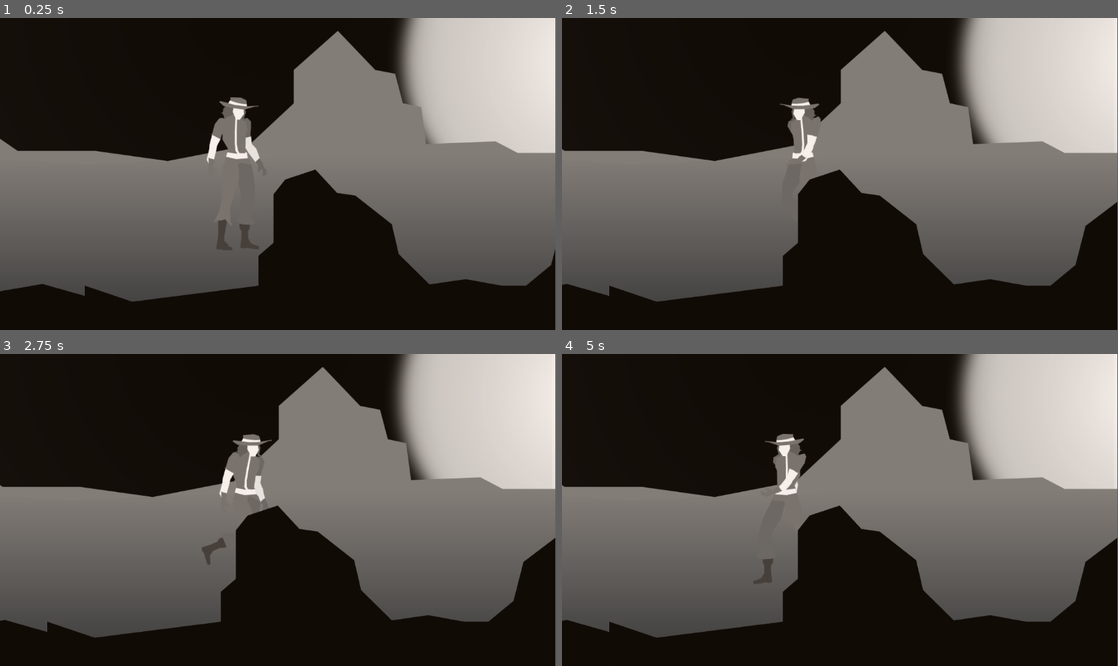
Above: before the commit, frames 1-4 (two rows, left to right).
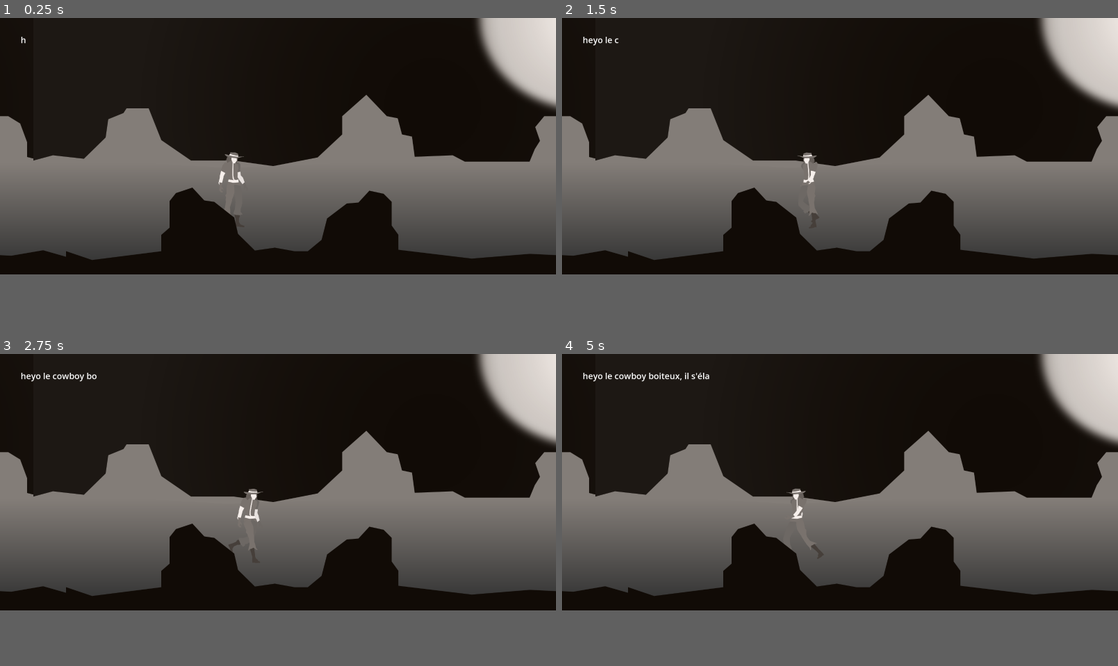
Above: after the commit, the same moments.

Repository: leo-nach/OffSeasonStart
Game: Godot game, scene res://level_scene.tscn
Same seed, same stepped clock (60 frames per second), same inputs: the game is played once before the commit and once after it. This scene is started directly instead of the project's main scene.
Inputs:
- Up to frame 1 (0.25 s): no input
- Up to frame 2 (1.5 s): hold Right (ui_right) 0.53-1.28 s; hold Left (ui_left) from 1.28 s (still down)
- Up to frame 3 (2.75 s): release Left (ui_left) at 2.03 s; hold Right (ui_right) from 2.03 s (still down)
- Up to frame 4 (5 s): release Right (ui_right) at 3.53 s; hold Left (ui_left) from 3.53 s (still down)
In our replay, the window is 799x449 before the commit and 800x369 after it. These sizes can differ from the game's own. Grey fills any space a smaller window leaves; there, only what the larger window draws over its background counts as a difference.

The runs differ from the first frame. In frame 1, 35% of the frame differs, in the area x 0-100%, y 0-91%; in frame 2, 37%; in frame 3, 37%; in frame 4, 37%.

Commit message:
push

Diff:
--- a/CharacterBody2D.gd
+++ b/CharacterBody2D.gd
@@ -1,6 +1,6 @@
 extends CharacterBody2D
 
-var speed = 70
+var speed = 100
 
 func _physics_process(delta):
 	var dir = Input.get_axis("ui_left","ui_right")
--- /dev/null
+++ b/Label.gd
@@ -0,0 +1,9 @@
+extends Label
+
+func _ready():
+	visible_ratio=0
+	displaytext()
+
+func displaytext():
+	var tween = create_tween().set_ease(Tween.EASE_IN_OUT)
+	tween.tween_property(self,"visible_ratio",1,10)
--- a/level_scene.tscn
+++ b/level_scene.tscn
@@ -1,56 +1,70 @@
-[gd_scene load_steps=6 format=3 uid="uid://3gv8c2qr0bbm"]
+[gd_scene load_steps=8 format=3 uid="uid://3gv8c2qr0bbm"]
 
 [ext_resource type="PackedScene" uid="uid://cdmpkx8dj5svg" path="res://player_scene.tscn" id="1_r8n3g"]
 [ext_resource type="Texture2D" uid="uid://cmlw3v4f8ff3v" path="res://Sprites/spr_background.png" id="2_88ae7"]
 [ext_resource type="Texture2D" uid="uid://dwm0auulsmwwo" path="res://Sprites/spr_moon.png" id="3_5hyut"]
 [ext_resource type="Texture2D" uid="uid://clbiwaua4of2f" path="res://Sprites/spr_ground_A.png" id="4_isufn"]
 [ext_resource type="Texture2D" uid="uid://c3qa7ue0v8g6q" path="res://Sprites/spr_foreground_A.png" id="5_kl6k7"]
+[ext_resource type="Script" path="res://Label.gd" id="6_yua1h"]
+[ext_resource type="AudioStream" uid="uid://bpynyktadtg6g" path="res://07. CD Track 07.mp3" id="7_6e05u"]
 
 [node name="level" type="Node2D"]
 
 [node name="CharacterBody2D" parent="." instance=ExtResource("1_r8n3g")]
+position = Vector2(843, 403)
 
 [node name="Camera2D" type="Camera2D" parent="CharacterBody2D"]
-position_smoothing_enabled = true
+position = Vector2(0, -185)
 drag_horizontal_enabled = true
-drag_horizontal_offset = 1.0
+drag_horizontal_offset = 0.8
 
-[node name="background" type="ParallaxBackground" parent="."]
+[node name="ParallaxBackground" type="ParallaxBackground" parent="."]
 
-[node name="ParallaxLayer" type="ParallaxLayer" parent="background"]
-motion_scale = Vector2(0.2, 0.2)
-motion_mirroring = Vector2(2106.5, 0)
+[node name="ParallaxLayer" type="ParallaxLayer" parent="ParallaxBackground"]
+position = Vector2(0, -334)
+motion_mirroring = Vector2(2340, 0)
 
-[node name="Sprite2D" type="Sprite2D" parent="background/ParallaxLayer"]
-position = Vector2(0, 21)
-scale = Vector2(0.9, 0.9)
+[node name="Sprite2D" type="Sprite2D" parent="ParallaxBackground/ParallaxLayer"]
+position = Vector2(1170, 540)
 texture = ExtResource("2_88ae7")
 
-[node name="ParallaxLayer2" type="ParallaxLayer" parent="background"]
-position = Vector2(756, 0)
-motion_scale = Vector2(0.2, 0.2)
+[node name="ParallaxLayer2" type="ParallaxLayer" parent="ParallaxBackground"]
+motion_scale = Vector2(0.01, 0.01)
 
-[node name="Sprite2D" type="Sprite2D" parent="background/ParallaxLayer2"]
-position = Vector2(393, 21)
-scale = Vector2(0.9, 0.9)
+[node name="Sprite2D" type="Sprite2D" parent="ParallaxBackground/ParallaxLayer2"]
+position = Vector2(2474, -11)
 texture = ExtResource("3_5hyut")
 
-[node name="ParallaxLayer3" type="ParallaxLayer" parent="background"]
-motion_mirroring = Vector2(2106.5, 0)
+[node name="ParallaxLayer3" type="ParallaxLayer" parent="ParallaxBackground"]
+motion_mirroring = Vector2(2340, 0)
 
-[node name="Sprite2D" type="Sprite2D" parent="background/ParallaxLayer3"]
-position = Vector2(0, 21)
-scale = Vector2(0.9, 0.9)
+[node name="Sprite2D" type="Sprite2D" parent="ParallaxBackground/ParallaxLayer3"]
+position = Vector2(1170, 355)
 texture = ExtResource("4_isufn")
 
-[node name="foreground" type="ParallaxBackground" parent="."]
-layer = 1
+[node name="foregorund" type="ParallaxBackground" parent="."]
+layer = 100
 
-[node name="ParallaxLayer" type="ParallaxLayer" parent="foreground"]
-motion_scale = Vector2(2.5, 2.5)
-motion_mirroring = Vector2(2106.5, 2.08165e-12)
+[node name="ParallaxLayer" type="ParallaxLayer" parent="foregorund"]
+motion_scale = Vector2(2, 2)
+motion_mirroring = Vector2(2340, 0)
 
-[node name="Sprite2D" type="Sprite2D" parent="foreground/ParallaxLayer"]
-position = Vector2(0, 501)
-scale = Vector2(0.9, 0.9)
+[node name="Sprite2D" type="Sprite2D" parent="foregorund/ParallaxLayer"]
+position = Vector2(1170, 277)
 texture = ExtResource("5_kl6k7")
+
+[node name="CanvasLayer" type="CanvasLayer" parent="."]
+
+[node name="Label" type="Label" parent="CanvasLayer"]
+offset_left = 87.0
+offset_top = 67.0
+offset_right = 713.0
+offset_bottom = 170.0
+theme_override_font_sizes/font_size = 36
+text = "heyo le cowboy boiteux, il s'élance...
+Mais où va-t-il... :clope:"
+script = ExtResource("6_yua1h")
+
+[node name="AudioStreamPlayer" type="AudioStreamPlayer" parent="."]
+stream = ExtResource("7_6e05u")
+autoplay = true
--- a/player_mesh.tscn
+++ b/player_mesh.tscn
@@ -1,6 +1,189 @@
 [gd_scene load_steps=6 format=3 uid="uid://26wqqn6qyew"]
 
 [ext_resource type="Texture2D" uid="uid://bcthe7dk8edk1" path="res://Sprites/spr_character_pieces.png" id="1_p2c7q"]
+
+[sub_resource type="Animation" id="Animation_os8yg"]
+length = 0.001
+tracks/0/type = "value"
+tracks/0/imported = false
+tracks/0/enabled = true
+tracks/0/path = NodePath("Skeleton2D/hips/chest:position")
+tracks/0/interp = 1
+tracks/0/loop_wrap = true
+tracks/0/keys = {
+"times": PackedFloat32Array(0),
+"transitions": PackedFloat32Array(1),
+"update": 0,
+"values": [Vector2(-7, -31)]
+}
+tracks/1/type = "value"
+tracks/1/imported = false
+tracks/1/enabled = true
+tracks/1/path = NodePath("Skeleton2D/hips/chest/head:rotation")
+tracks/1/interp = 1
+tracks/1/loop_wrap = true
+tracks/1/keys = {
+"times": PackedFloat32Array(0),
+"transitions": PackedFloat32Array(1),
+"update": 0,
+"values": [0.0]
+}
+tracks/2/type = "value"
+tracks/2/imported = false
+tracks/2/enabled = true
+tracks/2/path = NodePath("Skeleton2D/hips/chest/armR:rotation")
+tracks/2/interp = 1
+tracks/2/loop_wrap = true
+tracks/2/keys = {
+"times": PackedFloat32Array(0),
+"transitions": PackedFloat32Array(1),
+"update": 0,
+"values": [0.0]
+}
+tracks/3/type = "value"
+tracks/3/imported = false
+tracks/3/enabled = true
+tracks/3/path = NodePath("Skeleton2D/hips/chest/armR:position")
+tracks/3/interp = 1
+tracks/3/loop_wrap = true
+tracks/3/keys = {
+"times": PackedFloat32Array(0),
+"transitions": PackedFloat32Array(1),
+"update": 0,
+"values": [Vector2(-35, -57)]
+}
+tracks/4/type = "value"
+tracks/4/imported = false
+tracks/4/enabled = true
+tracks/4/path = NodePath("Skeleton2D/hips/chest/armL:rotation")
+tracks/4/interp = 1
+tracks/4/loop_wrap = true
+tracks/4/keys = {
+"times": PackedFloat32Array(0),
+"transitions": PackedFloat32Array(1),
+"update": 0,
+"values": [0.0]
+}
+tracks/5/type = "value"
+tracks/5/imported = false
+tracks/5/enabled = true
+tracks/5/path = NodePath("Skeleton2D/hips/chest/armL:position")
+tracks/5/interp = 1
+tracks/5/loop_wrap = true
+tracks/5/keys = {
+"times": PackedFloat32Array(0),
+"transitions": PackedFloat32Array(1),
+"update": 0,
+"values": [Vector2(17, -57)]
+}
+tracks/6/type = "value"
+tracks/6/imported = false
+tracks/6/enabled = true
+tracks/6/path = NodePath("Skeleton2D/hips/chest/armL/handL:rotation")
+tracks/6/interp = 1
+tracks/6/loop_wrap = true
+tracks/6/keys = {
+"times": PackedFloat32Array(0),
+"transitions": PackedFloat32Array(1),
+"update": 0,
+"values": [0.0]
+}
+tracks/7/type = "value"
+tracks/7/imported = false
+tracks/7/enabled = true
+tracks/7/path = NodePath("Skeleton2D/hips/legR/calfR:rotation")
+tracks/7/interp = 1
+tracks/7/loop_wrap = true
+tracks/7/keys = {
+"times": PackedFloat32Array(0),
+"transitions": PackedFloat32Array(1),
+"update": 0,
+"values": [0.0]
+}
+tracks/8/type = "value"
+tracks/8/imported = false
+tracks/8/enabled = true
+tracks/8/path = NodePath("Skeleton2D/hips/legR:rotation")
+tracks/8/interp = 1
+tracks/8/loop_wrap = true
+tracks/8/keys = {
+"times": PackedFloat32Array(0),
+"transitions": PackedFloat32Array(1),
+"update": 0,
+"values": [0.0]
+}
+tracks/9/type = "value"
+tracks/9/imported = false
+tracks/9/enabled = true
+tracks/9/path = NodePath("Skeleton2D/hips/legL:rotation")
+tracks/9/interp = 1
+tracks/9/loop_wrap = true
+tracks/9/keys = {
+"times": PackedFloat32Array(0),
+"transitions": PackedFloat32Array(1),
+"update": 0,
+"values": [0.0]
+}
+tracks/10/type = "value"
+tracks/10/imported = false
+tracks/10/enabled = true
+tracks/10/path = NodePath("Skeleton2D/hips/legR/calfR/footR:rotation")
+tracks/10/interp = 1
+tracks/10/loop_wrap = true
+tracks/10/keys = {
+"times": PackedFloat32Array(0),
+"transitions": PackedFloat32Array(1),
+"update": 0,
+"values": [0.0]
+}
+tracks/11/type = "value"
+tracks/11/imported = false
+tracks/11/enabled = true
+tracks/11/path = NodePath("Skeleton2D/hips/legL/calfL:rotation")
+tracks/11/interp = 1
+tracks/11/loop_wrap = true
+tracks/11/keys = {
+"times": PackedFloat32Array(0),
+"transitions": PackedFloat32Array(1),
+"update": 0,
+"values": [0.0]
+}
+tracks/12/type = "value"
+tracks/12/imported = false
+tracks/12/enabled = true
+tracks/12/path = NodePath("Skeleton2D/hips/legL/calfL/footL:rotation")
+tracks/12/interp = 1
+tracks/12/loop_wrap = true
+tracks/12/keys = {
+"times": PackedFloat32Array(0),
+"transitions": PackedFloat32Array(1),
+"update": 0,
+"values": [0.0]
+}
+tracks/13/type = "value"
+tracks/13/imported = false
+tracks/13/enabled = true
+tracks/13/path = NodePath("Skeleton2D/hips/chest:rotation")
+tracks/13/interp = 1
+tracks/13/loop_wrap = true
+tracks/13/keys = {
+"times": PackedFloat32Array(0),
+"transitions": PackedFloat32Array(1),
+"update": 0,
+"values": [0.0]
+}
+tracks/14/type = "value"
+tracks/14/imported = false
+tracks/14/enabled = true
+tracks/14/path = NodePath("Skeleton2D/hips/chest/armR/handR:rotation")
+tracks/14/interp = 1
+tracks/14/loop_wrap = true
+tracks/14/keys = {
+"times": PackedFloat32Array(0),
+"transitions": PackedFloat32Array(1),
+"update": 0,
+"values": [0.0]
+}
 
 [sub_resource type="Animation" id="Animation_nj8hs"]
 resource_name = "idle"
@@ -32,189 +215,6 @@
 "values": [0.0, 0.0750492, 0.0]
 }
 
-[sub_resource type="Animation" id="Animation_os8yg"]
-length = 0.001
-tracks/0/type = "value"
-tracks/0/imported = false
-tracks/0/enabled = true
-tracks/0/path = NodePath("Skeleton2D/hips/chest:position")
-tracks/0/interp = 1
-tracks/0/loop_wrap = true
-tracks/0/keys = {
-"times": PackedFloat32Array(0),
-"transitions": PackedFloat32Array(1),
-"update": 0,
-"values": [Vector2(-7, -31)]
-}
-tracks/1/type = "value"
-tracks/1/imported = false
-tracks/1/enabled = true
-tracks/1/path = NodePath("Skeleton2D/hips/chest/head:rotation")
-tracks/1/interp = 1
-tracks/1/loop_wrap = true
-tracks/1/keys = {
-"times": PackedFloat32Array(0),
-"transitions": PackedFloat32Array(1),
-"update": 0,
-"values": [0.0]
-}
-tracks/2/type = "value"
-tracks/2/imported = false
-tracks/2/enabled = true
-tracks/2/path = NodePath("Skeleton2D/hips/chest/armR:rotation")
-tracks/2/interp = 1
-tracks/2/loop_wrap = true
-tracks/2/keys = {
-"times": PackedFloat32Array(0),
-"transitions": PackedFloat32Array(1),
-"update": 0,
-"values": [0.0]
-}
-tracks/3/type = "value"
-tracks/3/imported = false
-tracks/3/enabled = true
-tracks/3/path = NodePath("Skeleton2D/hips/chest/armR:position")
-tracks/3/interp = 1
-tracks/3/loop_wrap = true
-tracks/3/keys = {
-"times": PackedFloat32Array(0),
-"transitions": PackedFloat32Array(1),
-"update": 0,
-"values": [Vector2(-35, -57)]
-}
-tracks/4/type = "value"
-tracks/4/imported = false
-tracks/4/enabled = true
-tracks/4/path = NodePath("Skeleton2D/hips/chest/armL:rotation")
-tracks/4/interp = 1
-tracks/4/loop_wrap = true
-tracks/4/keys = {
-"times": PackedFloat32Array(0),
-"transitions": PackedFloat32Array(1),
-"update": 0,
-"values": [0.0]
-}
-tracks/5/type = "value"
-tracks/5/imported = false
-tracks/5/enabled = true
-tracks/5/path = NodePath("Skeleton2D/hips/chest/armL:position")
-tracks/5/interp = 1
-tracks/5/loop_wrap = true
-tracks/5/keys = {
-"times": PackedFloat32Array(0),
-"transitions": PackedFloat32Array(1),
-"update": 0,
-"values": [Vector2(17, -57)]
-}
-tracks/6/type = "value"
-tracks/6/imported = false
-tracks/6/enabled = true
-tracks/6/path = NodePath("Skeleton2D/hips/chest/armL/handL:rotation")
-tracks/6/interp = 1
-tracks/6/loop_wrap = true
-tracks/6/keys = {
-"times": PackedFloat32Array(0),
-"transitions": PackedFloat32Array(1),
-"update": 0,
-"values": [0.0]
-}
-tracks/7/type = "value"
-tracks/7/imported = false
-tracks/7/enabled = true
-tracks/7/path = NodePath("Skeleton2D/hips/legR/calfR:rotation")
-tracks/7/interp = 1
-tracks/7/loop_wrap = true
-tracks/7/keys = {
-"times": PackedFloat32Array(0),
-"transitions": PackedFloat32Array(1),
-"update": 0,
-"values": [0.0]
-}
-tracks/8/type = "value"
-tracks/8/imported = false
-tracks/8/enabled = true
-tracks/8/path = NodePath("Skeleton2D/hips/legR:rotation")
-tracks/8/interp = 1
-tracks/8/loop_wrap = true
-tracks/8/keys = {
-"times": PackedFloat32Array(0),
-"transitions": PackedFloat32Array(1),
-"update": 0,
-"values": [0.0]
-}
-tracks/9/type = "value"
-tracks/9/imported = false
-tracks/9/enabled = true
-tracks/9/path = NodePath("Skeleton2D/hips/legL:rotation")
-tracks/9/interp = 1
-tracks/9/loop_wrap = true
-tracks/9/keys = {
-"times": PackedFloat32Array(0),
-"transitions": PackedFloat32Array(1),
-"update": 0,
-"values": [0.0]
-}
-tracks/10/type = "value"
-tracks/10/imported = false
-tracks/10/enabled = true
-tracks/10/path = NodePath("Skeleton2D/hips/legR/calfR/footR:rotation")
-tracks/10/interp = 1
-tracks/10/loop_wrap = true
-tracks/10/keys = {
-"times": PackedFloat32Array(0),
-"transitions": PackedFloat32Array(1),
-"update": 0,
-"values": [0.0]
-}
-tracks/11/type = "value"
-tracks/11/imported = false
-tracks/11/enabled = true
-tracks/11/path = NodePath("Skeleton2D/hips/legL/calfL:rotation")
-tracks/11/interp = 1
-tracks/11/loop_wrap = true
-tracks/11/keys = {
-"times": PackedFloat32Array(0),
-"transitions": PackedFloat32Array(1),
-"update": 0,
-"values": [0.0]
-}
-tracks/12/type = "value"
-tracks/12/imported = false
-tracks/12/enabled = true
-tracks/12/path = NodePath("Skeleton2D/hips/legL/calfL/footL:rotation")
-tracks/12/interp = 1
-tracks/12/loop_wrap = true
-tracks/12/keys = {
-"times": PackedFloat32Array(0),
-"transitions": PackedFloat32Array(1),
-"update": 0,
-"values": [0.0]
-}
-tracks/13/type = "value"
-tracks/13/imported = false
-tracks/13/enabled = true
-tracks/13/path = NodePath("Skeleton2D/hips/chest:rotation")
-tracks/13/interp = 1
-tracks/13/loop_wrap = true
-tracks/13/keys = {
-"times": PackedFloat32Array(0),
-"transitions": PackedFloat32Array(1),
-"update": 0,
-"values": [0.0]
-}
-tracks/14/type = "value"
-tracks/14/imported = false
-tracks/14/enabled = true
-tracks/14/path = NodePath("Skeleton2D/hips/chest/armR/handR:rotation")
-tracks/14/interp = 1
-tracks/14/loop_wrap = true
-tracks/14/keys = {
-"times": PackedFloat32Array(0),
-"transitions": PackedFloat32Array(1),
-"update": 0,
-"values": [0.0]
-}
-
 [sub_resource type="Animation" id="Animation_h4a32"]
 resource_name = "walk"
 length = 1.62
@@ -441,12 +441,10 @@
 
 [node name="chest" type="Bone2D" parent="Skeleton2D/hips"]
 position = Vector2(-7, -31)
-scale = Vector2(1, 1)
 rest = Transform2D(1, 0, 0, 1, -7, -31)
 
 [node name="head" type="Bone2D" parent="Skeleton2D/hips/chest"]
 position = Vector2(0, -73)
-scale = Vector2(1, 1)
 rest = Transform2D(1, 0, 0, 1, 0, -73)
 auto_calculate_length_and_angle = false
 length = 20.871
@@ -454,12 +452,10 @@
 
 [node name="armR" type="Bone2D" parent="Skeleton2D/hips/chest"]
 position = Vector2(-35, -57)
-scale = Vector2(1, 1)
 rest = Transform2D(1, 0, 0, 1, -35, -57)
 
 [node name="handR" type="Bone2D" parent="Skeleton2D/hips/chest/armR"]
 position = Vector2(-18, 88)
-scale = Vector2(1, 1)
 rest = Transform2D(1, 0, 0, 1, -18, 88)
 auto_calculate_length_and_angle = false
 length = 25.216
@@ -467,12 +463,10 @@
 
 [node name="armL" type="Bone2D" parent="Skeleton2D/hips/chest"]
 position = Vector2(17, -57)
-scale = Vector2(1, 1)
 rest = Transform2D(1, 0, 0, 1, 17, -57)
 
 [node name="handL" type="Bone2D" parent="Skeleton2D/hips/chest/armL"]
 position = Vector2(26, 80)
-scale = Vector2(1, 1)
 rest = Transform2D(1, 0, 0, 1, 26, 80)
 auto_calculate_length_and_angle = false
 length = 25.216
@@ -480,17 +474,14 @@
 
 [node name="legR" type="Bone2D" parent="Skeleton2D/hips"]
 position = Vector2(-19, 4)
-scale = Vector2(1, 1)
 rest = Transform2D(1, 0, 0, 1, -19, 4)
 
 [node name="calfR" type="Bone2D" parent="Skeleton2D/hips/legR"]
 position = Vector2(-8, 74)
-scale = Vector2(1, 1)
 rest = Transform2D(1, 0, 0, 1, -9, 74)
 
 [node name="footR" type="Bone2D" parent="Skeleton2D/hips/legR/calfR"]
 position = Vector2(-11, 94)
-scale = Vector2(1, 1)
 rest = Transform2D(1, 0, 0, 1, -11, 94)
 auto_calculate_length_and_angle = false
 length = 16.0
@@ -502,7 +493,6 @@
 
 [node name="calfL" type="Bone2D" parent="Skeleton2D/hips/legL"]
 position = Vector2(0, 74)
-scale = Vector2(1, 1)
 rest = Transform2D(1, 0, 0, 1, 0, 74)
 
 [node name="footL" type="Bone2D" parent="Skeleton2D/hips/legL/calfL"]
--- a/project.godot
+++ b/project.godot
@@ -15,6 +15,12 @@
 config/features=PackedStringArray("4.2", "Forward Plus")
 config/icon="res://icon.svg"
 
+[display]
+
+window/size/viewport_width=2340
+window/size/viewport_height=1080
+window/stretch/mode="viewport"
+
 [rendering]
 
 textures/vram_compression/import_etc2_astc=true
Not shown, added: 07. CD Track 07.mp3.import
Not shown, added: 07. CD Track 07.mp3
